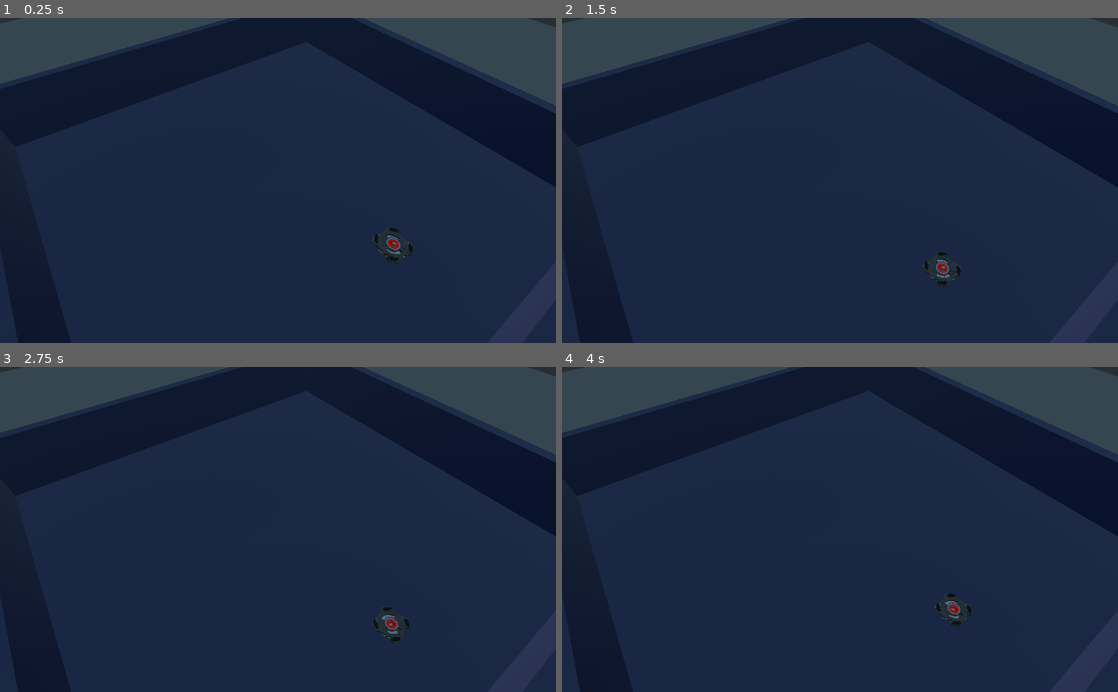
Above: before the commit, frames 1-4 (two rows, left to right).
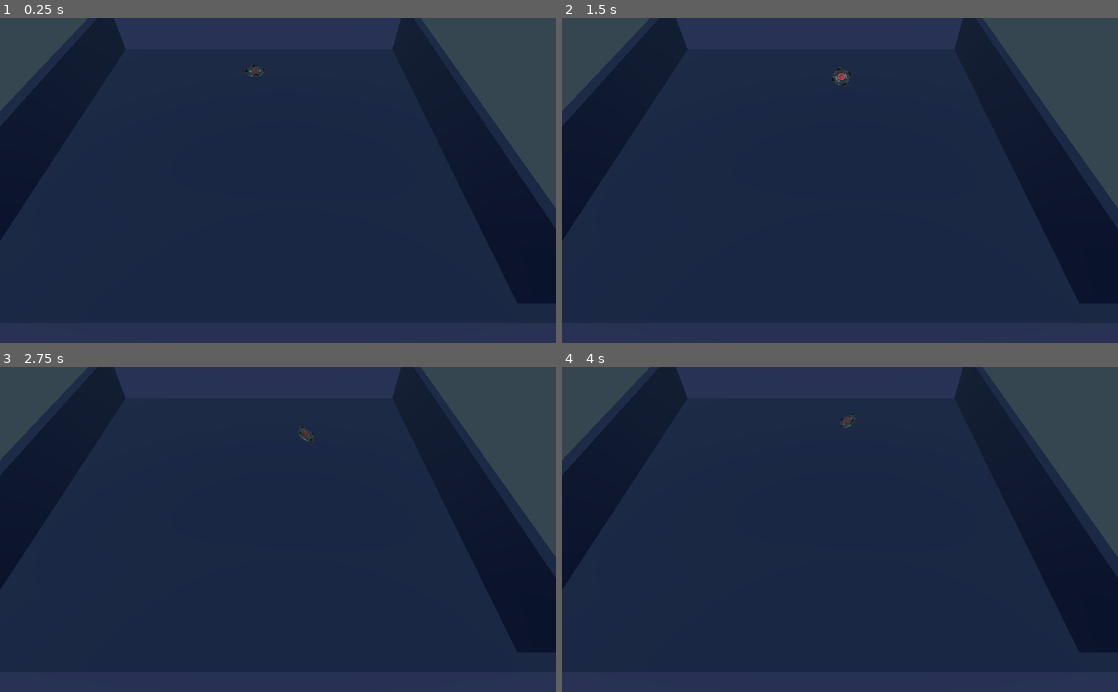
Above: after the commit, the same moments.

Repository: gilzoide/1JAM-Uno
Game: Godot game, scene res://Main.tscn
Same seed, same stepped clock (60 frames per second), same inputs: the game is played once before the commit and once after it.
Inputs:
- Up to frame 1 (0.25 s): no input
- Up to frame 2 (1.5 s): hold Right (ui_right) 0.53-1.28 s; hold Down (ui_down) from 1.28 s (still down)
- Up to frame 3 (2.75 s): release Down (ui_down) at 2.03 s; hold Right (ui_right) from 2.03 s (still down)
- Up to frame 4 (4 s): release Right (ui_right) at 2.78 s; hold Up (ui_up) 2.78-3.53 s; hold Left (ui_left) from 3.53 s (still down)

The runs differ from the first frame. In frame 1, 13% of the frame differs, in the area x 0-100%, y 0-100%; in frame 2, 13%; in frame 3, 13%; in frame 4, 13%.

Commit message:
Add movimento do Piao com input

Diff:
--- a/Main.tscn
+++ b/Main.tscn
@@ -9,10 +9,11 @@
 [node name="Chao" parent="." instance=ExtResource( 2 )]
 
 [node name="Piao" parent="." instance=ExtResource( 1 )]
-transform = Transform( 1, 0, 0, 0, 0.984808, -0.173648, 0, 0.173648, 0.984808, 0, 13.1599, -28.8701 )
+transform = Transform( 1, 0, 0, 0, 1, 0, 0, 0, 1, 0, 5.5, -28.87 )
+rotation_speed = 500.0
 
 [node name="Camera" type="Camera" parent="."]
-transform = Transform( -0.80368, -0.448908, 0.390615, 0, 0.656428, 0.754389, -0.595061, 0.606288, -0.527558, 29.6442, 59.7473, -38.5134 )
+transform = Transform( 1, 0, 0, 0, 0.656428, 0.754389, 0, -0.754389, 0.656428, 7.1003, 59.7473, 61.9403 )
 fov = 54.4
 far = 150.0
 
--- a/piao/Piao.gd
+++ b/piao/Piao.gd
@@ -1,10 +1,29 @@
-extends RigidBody
+extends KinematicBody
 
-export(float) var speed = 30
+export(float) var move_speed = 10
+export(float) var rotation_speed = 500
 
+var move_to: Vector3
 
 func _ready():
-	apply_torque_impulse(Vector3.DOWN * 100)
+	set_process(true)
 
-#func _physics_process(delta):
-#	rotate_object_local(Vector3.DOWN, delta * speed)
+func _process(delta):
+	var moving_to = Vector3.ZERO
+	if Input.is_action_pressed("ui_up"):
+		moving_to.z = -1
+	elif Input.is_action_pressed("ui_down"):
+		moving_to.z = 1
+	if Input.is_action_pressed("ui_left"):
+		moving_to.x = -1
+	elif Input.is_action_pressed("ui_right"):
+		moving_to.x = 1
+	animate(moving_to, delta)
+	apply_move(moving_to, delta)
+
+func animate(moving_to: Vector3, delta: float):
+	$Pivot/Mesh.rotate_object_local(Vector3.DOWN, rotation_speed * delta)
+	$Pivot.rotation = Vector3(deg2rad(moving_to.z * 30), 0, deg2rad(-moving_to.x * 30))
+
+func apply_move(moving_to: Vector3, delta: float):
+	var _x = move_and_collide(moving_to * move_speed * delta)
--- a/piao/Piao.tscn
+++ b/piao/Piao.tscn
@@ -11,10 +11,17 @@
 radius = 2.60386
 height = 0.5
 
-[node name="Piao" type="RigidBody"]
+[sub_resource type="CylinderShape" id=4]
+radius = 3.2
+height = 0.5
+
+[node name="Piao" type="KinematicBody"]
 script = ExtResource( 2 )
+rotation_speed = null
 
-[node name="Mesh" type="MeshInstance" parent="."]
+[node name="Pivot" type="Spatial" parent="."]
+
+[node name="Mesh" type="MeshInstance" parent="Pivot"]
 mesh = ExtResource( 1 )
 material/0 = null
 material/1 = null
@@ -32,4 +39,4 @@
 
 [node name="BodyCollisionShape2" type="CollisionShape" parent="."]
 transform = Transform( 1, 0, 0, 0, 1, 0, 0, 0, 1, 0, 2.08342, 0 )
-shape = SubResource( 2 )
+shape = SubResource( 4 )
Not shown: 1 places in piao/Piao.tscn that only renumber resources
